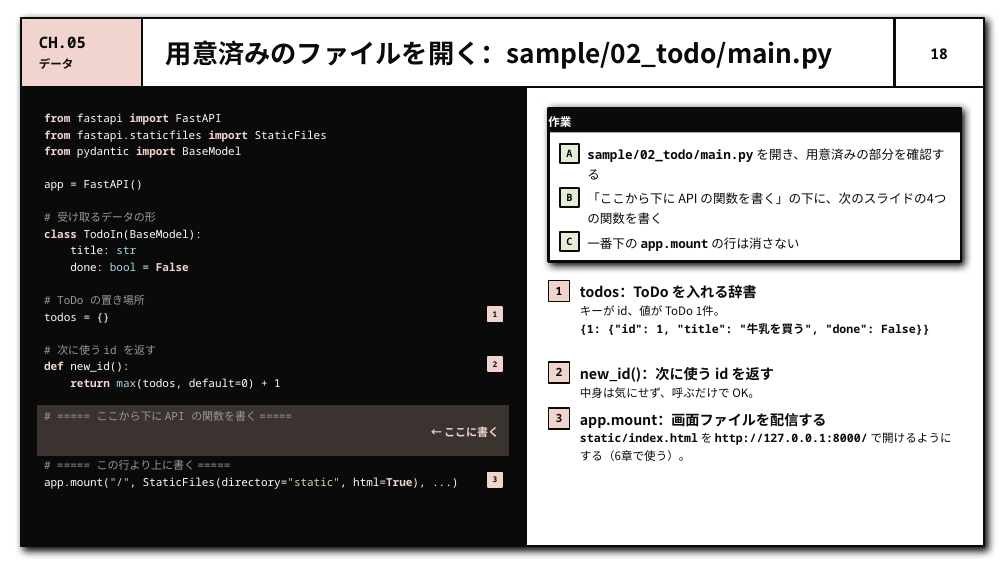
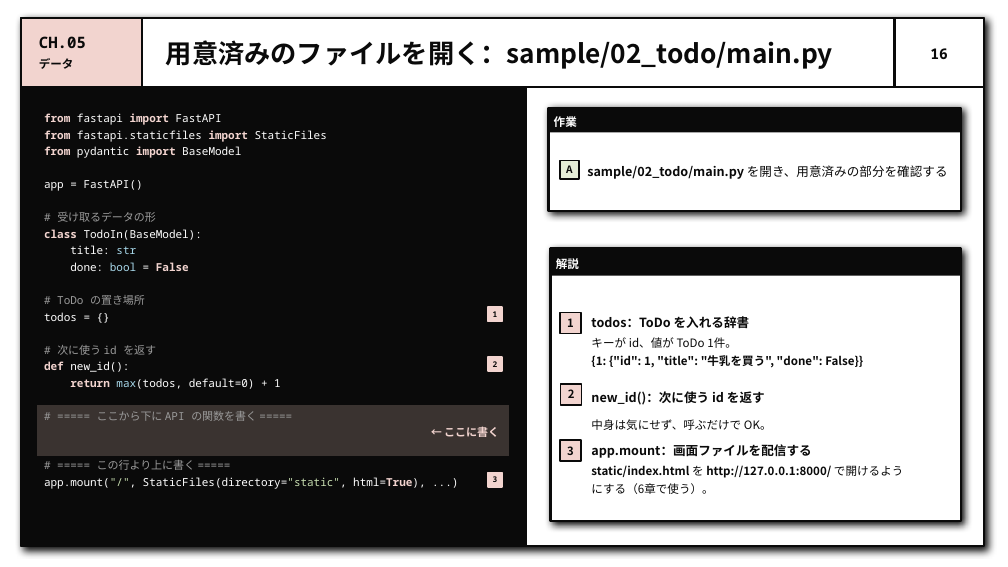
Before and after one commit to Luca-blue/study-fast-api, a slide deck: slide 16 of slides/fastapi-intro.pptx (slide 18 before the commit). Drawn at 1008x567 pixels with LibreOffice and Linux fonts; fonts in the diff are those of the drawing. Boxes give left, top, right and bottom in pixels: in the first picture for what was removed or moved away, otherwise in the second. Text is boxed around its words. In the diff, an @@ line names an element or a change of style, - is before the commit and + after.

Commit message:
docs(slides): add new deck and pdf, move previous deck to legacy

```diff
--- a/slides/fastapi-intro.pptx
+++ b/slides/fastapi-intro.pptx
@@ rectangle: place and size @@
-rectangle at <box>548,108,960,262</box>
+rectangle at <box>548,108,960,211</box>
@@ rectangle "A": place and size @@
-rectangle "A" at <box>560,144,579,163</box>
+rectangle "A" at <box>560,160,579,179</box>
@@ text "sample/02_todo/main.py を開き、用意済みの部分を確認する": place and size @@
-text "sample/02_todo/main.py を開き、用意済みの部分を確認する" at <box>587,148,944,180</box>
+text "sample/02_todo/main.py を開き、用意済みの部分を確認する" at <box>587,165,948,179</box>
@@ text "sample/02_todo/main.py を開き、用意済みの部分を確認する" at <box>587,165,948,179</box>: font Noto Sans Mono to Noto Sans CJK JP in "sample/02_todo/main.py" @@
@@ rectangle removed at <box>560,188,579,207</box> @@
-B
@@ text removed at <box>587,192,946,204</box> @@
-「ここから下に API の関数を書く」の下に、次のスライドの4つの関数を書く
@@ rectangle removed at <box>560,232,579,251</box> @@
-C
@@ text removed at <box>587,237,799,251</box> @@
-一番下の app.mount の行は消さない
@@ rectangle: place and size @@
-rectangle at <box>526,87,984,546</box>
+rectangle at <box>551,249,960,521</box>
@@ rectangle at <box>551,249,960,521</box>: shadow on @@
@@ rectangle added at <box>551,248,960,276</box>, fill #0A0A0A, 11 pt, text #FFFFFF, bold @@
+解説
@@ text "todos：ToDo を入れる辞書": place and size @@
-text "todos：ToDo を入れる辞書" at <box>580,285,757,299</box>
+text "todos：ToDo を入れる辞書" at <box>591,316,750,329</box>
@@ text at <box>591,355,863,368</box>: font Noto Sans Mono to Noto Sans CJK JP in "{1: {"id": 1, "title": "牛乳を買う", "done": False}}" @@
@@ rectangle "2": place and size @@
-rectangle "2" at <box>548,362,569,383</box>
+rectangle "2" at <box>561,384,582,405</box>
@@ text "new_id()：次に使う id を返す": place and size @@
-text "new_id()：次に使う id を返す" at <box>580,367,774,382</box>
+text "new_id()：次に使う id を返す" at <box>591,391,765,405</box>
@@ font Noto Sans Mono to Noto Sans CJK JP in 4 elements at <box>560,160,579,179</box>, <box>561,384,582,405</box>, <box>560,313,582,334</box>, <box>560,440,582,461</box> @@
@@ 3 texts, 2 rectangles: place and size @@
-3 texts, 2 rectangles at <box>548,281,930,429</box>
+3 texts, 2 rectangles at <box>560,313,863,461</box>
@@ size 13.5 to 12 pt in 3 elements at <box>591,391,765,405</box>, <box>591,316,750,329</box>, <box>591,444,811,458</box> @@
@@ text at <box>591,465,903,494</box>: text changed; font Noto Sans Mono to Noto Sans CJK JP @@
-static/index.html を http://127.0.0.1:8000/ で開けるようにする（6章で使う）。
+static/index.html を http://127.0.0.1:8000/ で開けるよう
+にする（6章で使う）。
```
Also in this commit, not shown: 25 other slides changed, 1 slide added, 7 other files.
